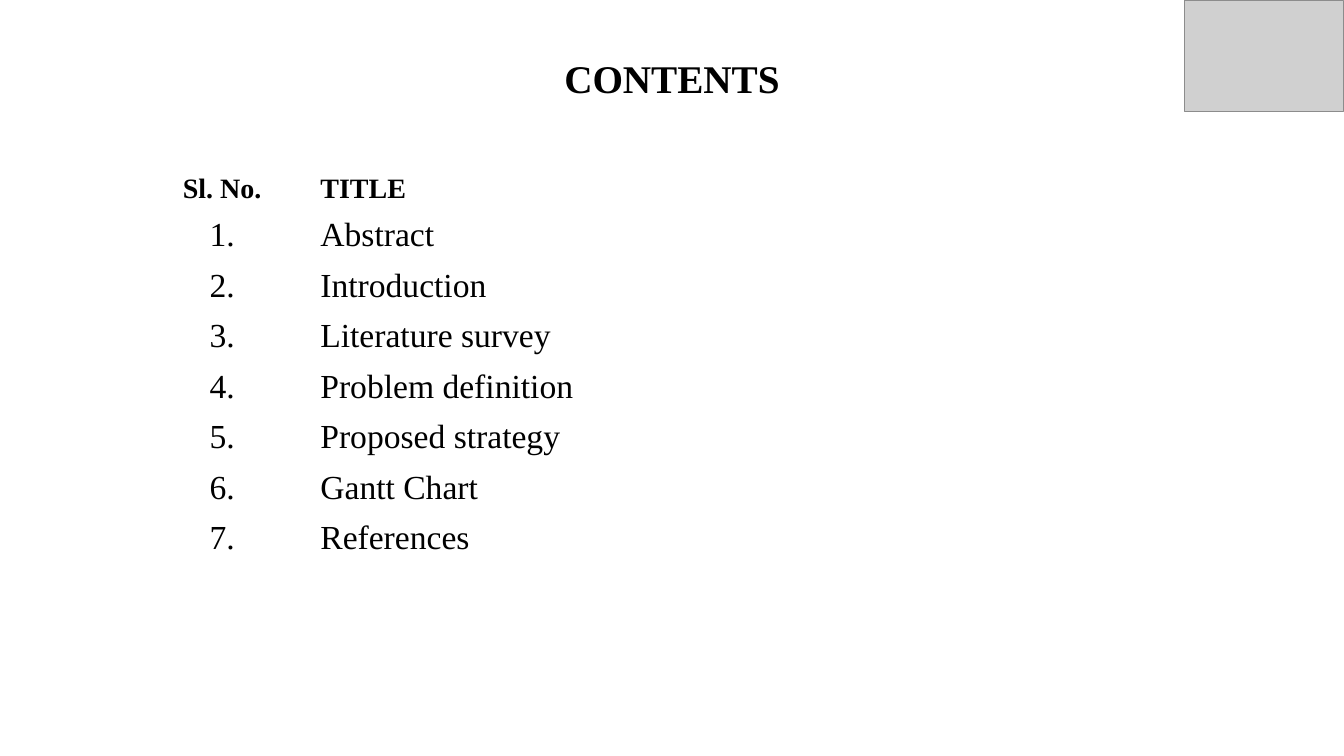
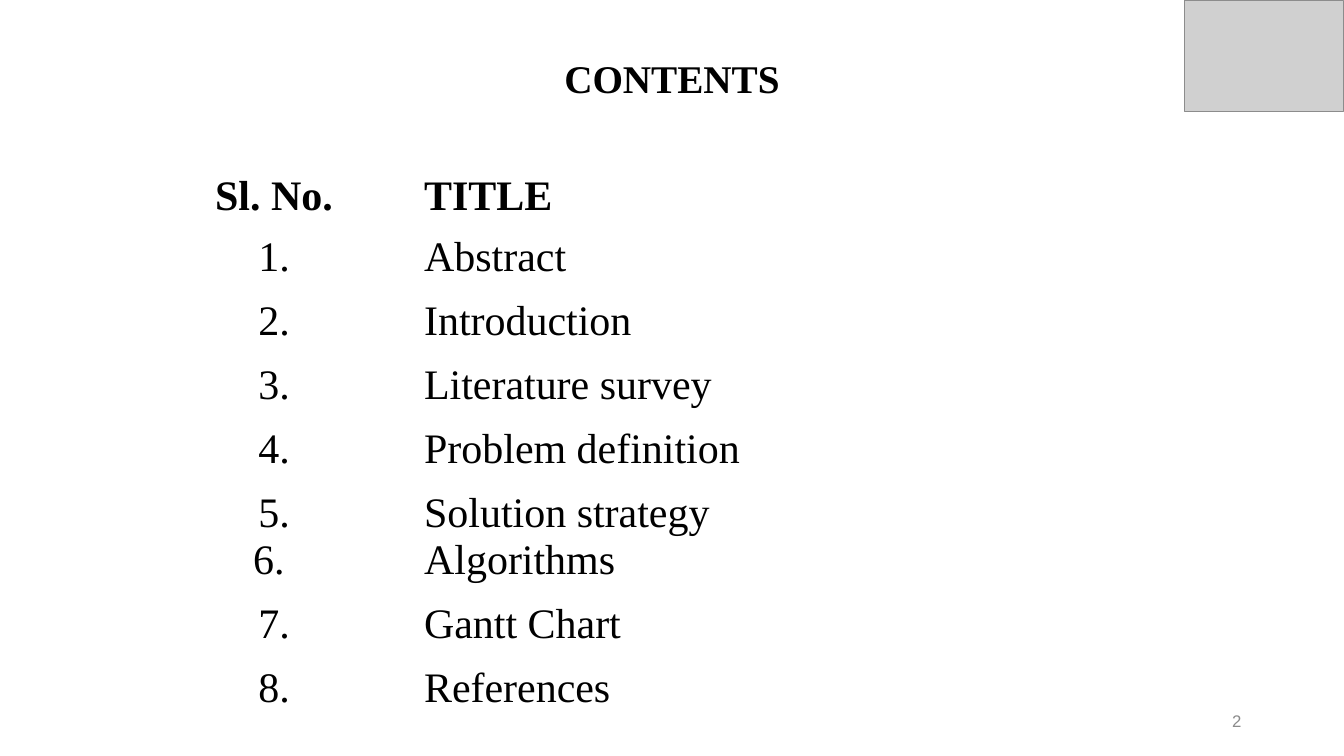
Before and after one commit to Hariomsmit/TransSummarize, a slide deck: slide 2 of MINI_PROJECT.pptx. Drawn at 1344x756 pixels with LibreOffice and Linux fonts; fonts in the diff are those of the drawing; grey boxes stand for pictures. Boxes give left, top, right and bottom in pixels: in the first picture for what was removed or moved away, otherwise in the second. Text is boxed around its words. In the diff, an @@ line names an element or a change of style, - is before the commit and + after.

```diff
--- a/MINI_PROJECT.pptx
+++ b/MINI_PROJECT.pptx
@@ table at (134,168,1094,707) @@
-row 6, column 1: 5.
+row 6, column 1: 5. / 6.
-row 6, column 2: Proposed strategy
+row 6, column 2: Solution strategy / Algorithms
-row 7, column 1: 6.
+row 7, column 1: 7.
-row 8, column 1: 7.
+row 8, column 1: 8.
@@ size 20 to 30 pt in "Sl. No.", "TITLE" @@
@@ size 24 to 30 pt in "1.", "Abstract", "2.", "Introduction" and 6 more places @@
@@ table: place and size @@
-table at (134,168,738,579)
+table at (134,168,1094,707)
@@ page number added at (1232,715,1241,727), 12 pt, text #8B8B8B @@
+2
```
Also in this commit, not shown: 8 other slides changed, 5 slides added, 1 slide removed, 11 other files.
